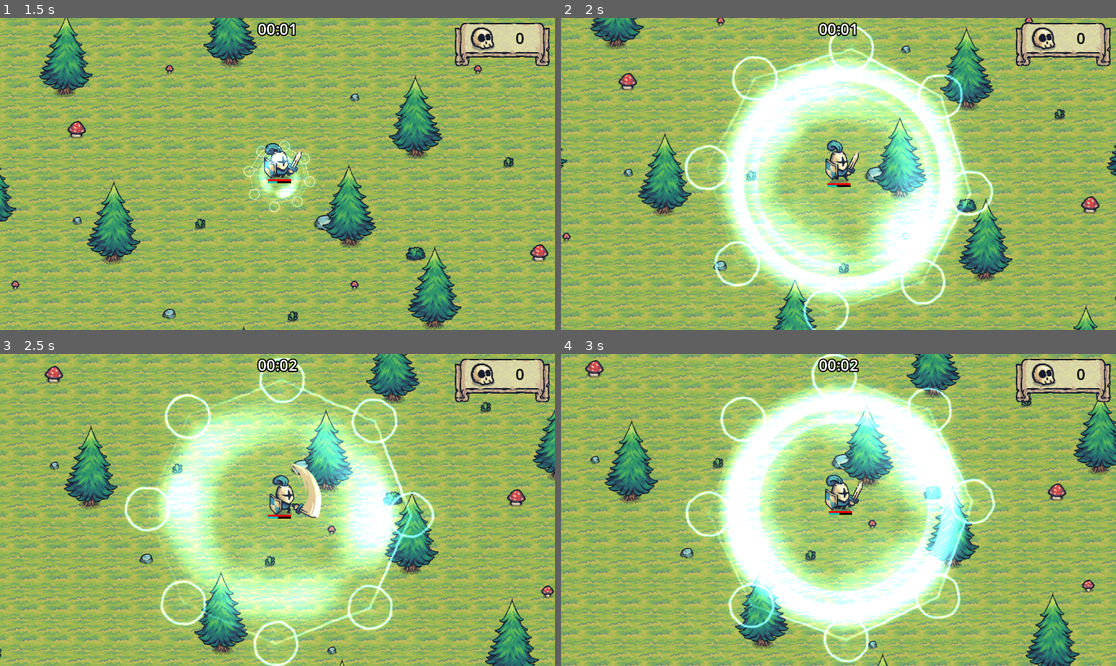
Above: before the commit, frames 1-4 (two rows, left to right).
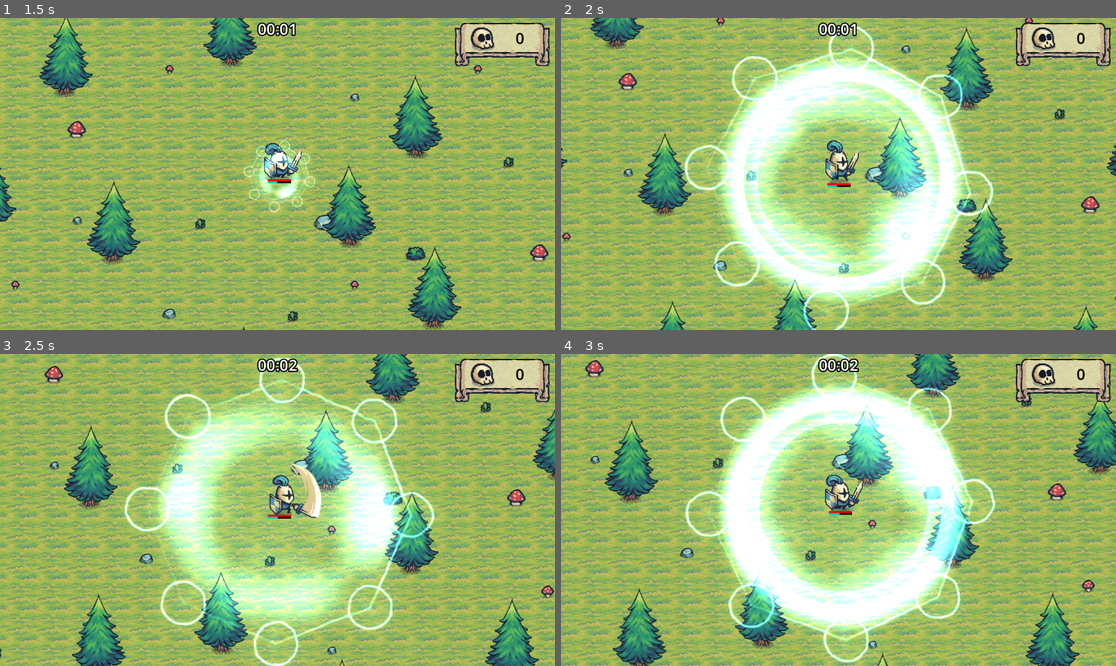
Above: after the commit, the same moments.

Repository: GracilianoOG/godot-dio-tiny-swords
Game: Godot game, scene res://main.tscn
The game is run twice, just before and just after one commit, with the same random seed, the same clock (stepped at 60 frames per second) and the same inputs.
Inputs (mouse positions are in pixels of both pictures, inside the frame that each line leads up to):
- Up to frame 1 (1.5 s): move the mouse to (399, 158) at 0.52 s; hold D (move_right) 0.53-1.28 s; click (399, 158) at 0.6 s; move the mouse to (166, 189) at 1.27 s; hold S (move_down) from 1.28 s (still down); tap F (special) at 1.35 s
- Up to frame 2 (2 s): keep holding S (move_down)
- Up to frame 3 (2.5 s): move the mouse to (333, 441) at 2.02 s; release S (move_down) at 2.03 s; hold D (move_right) from 2.03 s (still down); click (333, 441) at 2.1 s
- Up to frame 4 (3 s): move the mouse to (810, 572) at 2.77 s; release D (move_right) at 2.78 s; hold W (move_up) from 2.78 s (still down); tap F (special) at 2.85 s

Frame 1 is identical in both runs. In frame 2, 0.2% of the frame differs, in the area x 17-23%, y 90-100%; in frame 3, 1.2%; in frame 4, 1.3%, in the area x 9-20%, y 74-100%.

Commit message:
Add more trees on the map

Diff:
--- a/main.tscn
+++ b/main.tscn
@@ -309,9 +309,15 @@
 [node name="Tree110" parent="Trees" instance=ExtResource("6_jkywi")]
 position = Vector2(1173, 915)
 
+[node name="Tree127" parent="Trees" instance=ExtResource("6_jkywi")]
+position = Vector2(1350, 1160)
+
 [node name="Tree5" parent="Trees" instance=ExtResource("6_jkywi")]
 position = Vector2(575, 858)
 
+[node name="Tree113" parent="Trees" instance=ExtResource("6_jkywi")]
+position = Vector2(321, 905)
+
 [node name="Tree6" parent="Trees" instance=ExtResource("6_jkywi")]
 position = Vector2(-39, 848)
 
@@ -319,20 +325,29 @@
 position = Vector2(-201, 430)
 
 [node name="Tree8" parent="Trees" instance=ExtResource("6_jkywi")]
-position = Vector2(-113, -24)
+position = Vector2(-179, 90)
 
 [node name="Tree27" parent="Trees" instance=ExtResource("6_jkywi")]
 position = Vector2(-566, -147)
 
+[node name="Tree126" parent="Trees" instance=ExtResource("6_jkywi")]
+position = Vector2(-378, -31)
+
 [node name="Tree28" parent="Trees" instance=ExtResource("6_jkywi")]
 position = Vector2(-475, 251)
 
 [node name="Tree112" parent="Trees" instance=ExtResource("6_jkywi")]
 position = Vector2(-500, 567)
 
+[node name="Tree117" parent="Trees" instance=ExtResource("6_jkywi")]
+position = Vector2(-166, 639)
+
 [node name="Tree29" parent="Trees" instance=ExtResource("6_jkywi")]
 position = Vector2(-959, -6)
 
+[node name="Tree118" parent="Trees" instance=ExtResource("6_jkywi")]
+position = Vector2(-685, 111)
+
 [node name="Tree100" parent="Trees" instance=ExtResource("6_jkywi")]
 position = Vector2(-1134, 268)
 
@@ -342,6 +357,9 @@
 [node name="Tree30" parent="Trees" instance=ExtResource("6_jkywi")]
 position = Vector2(-853, -480)
 
+[node name="Tree119" parent="Trees" instance=ExtResource("6_jkywi")]
+position = Vector2(-741, -250)
+
 [node name="Tree31" parent="Trees" instance=ExtResource("6_jkywi")]
 position = Vector2(-1029, -818)
 
@@ -361,16 +379,25 @@
 position = Vector2(-495, -546)
 
 [node name="Tree34" parent="Trees" instance=ExtResource("6_jkywi")]
-position = Vector2(-218, -833)
+position = Vector2(-262, -1001)
+
+[node name="Tree121" parent="Trees" instance=ExtResource("6_jkywi")]
+position = Vector2(-281, -660)
 
 [node name="Tree35" parent="Trees" instance=ExtResource("6_jkywi")]
 position = Vector2(-304, -324)
 
+[node name="Tree122" parent="Trees" instance=ExtResource("6_jkywi")]
+position = Vector2(-48, -222)
+
 [node name="Tree36" parent="Trees" instance=ExtResource("6_jkywi")]
 position = Vector2(-47, -556)
 
+[node name="Tree125" parent="Trees" instance=ExtResource("6_jkywi")]
+position = Vector2(117, -742)
+
 [node name="Tree37" parent="Trees" instance=ExtResource("6_jkywi")]
-position = Vector2(160, -934)
+position = Vector2(213, -977)
 
 [node name="Tree38" parent="Trees" instance=ExtResource("6_jkywi")]
 position = Vector2(-42, -1029)
@@ -378,6 +405,9 @@
 [node name="Tree39" parent="Trees" instance=ExtResource("6_jkywi")]
 position = Vector2(472, -666)
 
+[node name="Tree120" parent="Trees" instance=ExtResource("6_jkywi")]
+position = Vector2(221, -451)
+
 [node name="Tree40" parent="Trees" instance=ExtResource("6_jkywi")]
 position = Vector2(759, -938)
 
@@ -423,6 +453,9 @@
 [node name="Tree54" parent="Trees" instance=ExtResource("6_jkywi")]
 position = Vector2(1853, 593)
 
+[node name="Tree116" parent="Trees" instance=ExtResource("6_jkywi")]
+position = Vector2(1885, 841)
+
 [node name="Tree55" parent="Trees" instance=ExtResource("6_jkywi")]
 position = Vector2(2165, 1019)
 
@@ -433,7 +466,7 @@
 position = Vector2(1776, 1108)
 
 [node name="Tree58" parent="Trees" instance=ExtResource("6_jkywi")]
-position = Vector2(1440, 1276)
+position = Vector2(1474, 1379)
 
 [node name="Tree59" parent="Trees" instance=ExtResource("6_jkywi")]
 position = Vector2(2183, 1737)
@@ -570,6 +603,9 @@
 [node name="Tree46" parent="Trees" instance=ExtResource("6_jkywi")]
 position = Vector2(1994, -66)
 
+[node name="Tree115" parent="Trees" instance=ExtResource("6_jkywi")]
+position = Vector2(1837, 219)
+
 [node name="Tree9" parent="Trees" instance=ExtResource("6_jkywi")]
 position = Vector2(383, -274)
 
@@ -579,8 +615,11 @@
 [node name="Tree11" parent="Trees" instance=ExtResource("6_jkywi")]
 position = Vector2(1133, -291)
 
+[node name="Tree114" parent="Trees" instance=ExtResource("6_jkywi")]
+position = Vector2(1133, -28)
+
 [node name="Tree12" parent="Trees" instance=ExtResource("6_jkywi")]
-position = Vector2(1561, 311)
+position = Vector2(1662, 392)
 
 [node name="Tree13" parent="Trees" instance=ExtResource("6_jkywi")]
 position = Vector2(1489, 832)
@@ -591,6 +630,9 @@
 [node name="Tree15" parent="Trees" instance=ExtResource("6_jkywi")]
 position = Vector2(514, 1294)
 
+[node name="Tree123" parent="Trees" instance=ExtResource("6_jkywi")]
+position = Vector2(802, 1304)
+
 [node name="Tree102" parent="Trees" instance=ExtResource("6_jkywi")]
 position = Vector2(657, 1561)
 
@@ -626,6 +668,12 @@
 
 [node name="Tree25" parent="Trees" instance=ExtResource("6_jkywi")]
 position = Vector2(1538, -51)
+
+[node name="Tree128" parent="Trees" instance=ExtResource("6_jkywi")]
+position = Vector2(1758, -204)
+
+[node name="Tree124" parent="Trees" instance=ExtResource("6_jkywi")]
+position = Vector2(1400, 196)
 
 [node name="StaticBody2D" type="StaticBody2D" parent="."]
 collision_layer = 9
